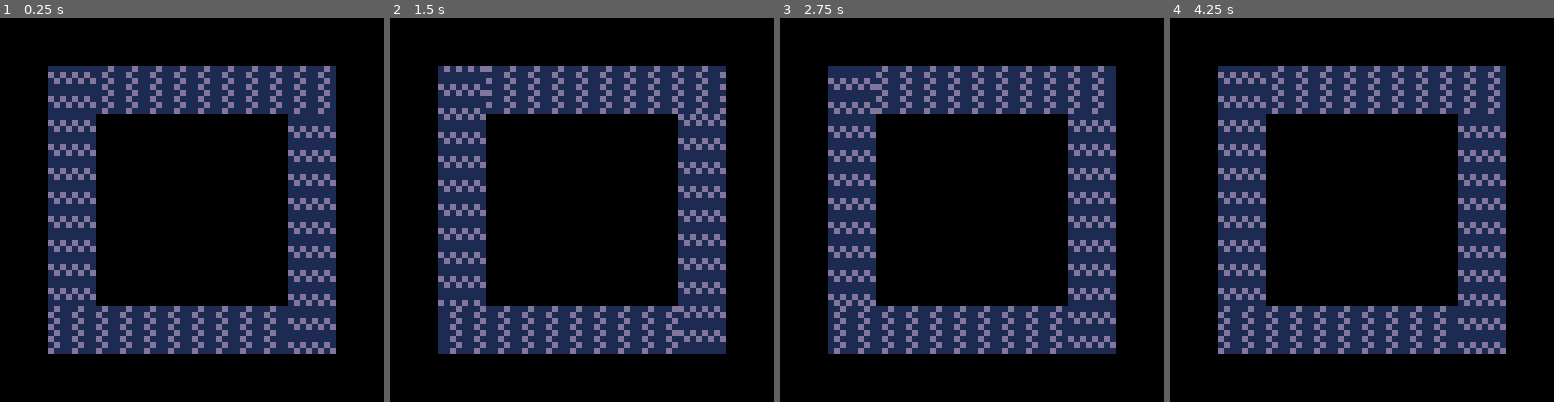
Above: before the commit, frames 1-4 (left to right).
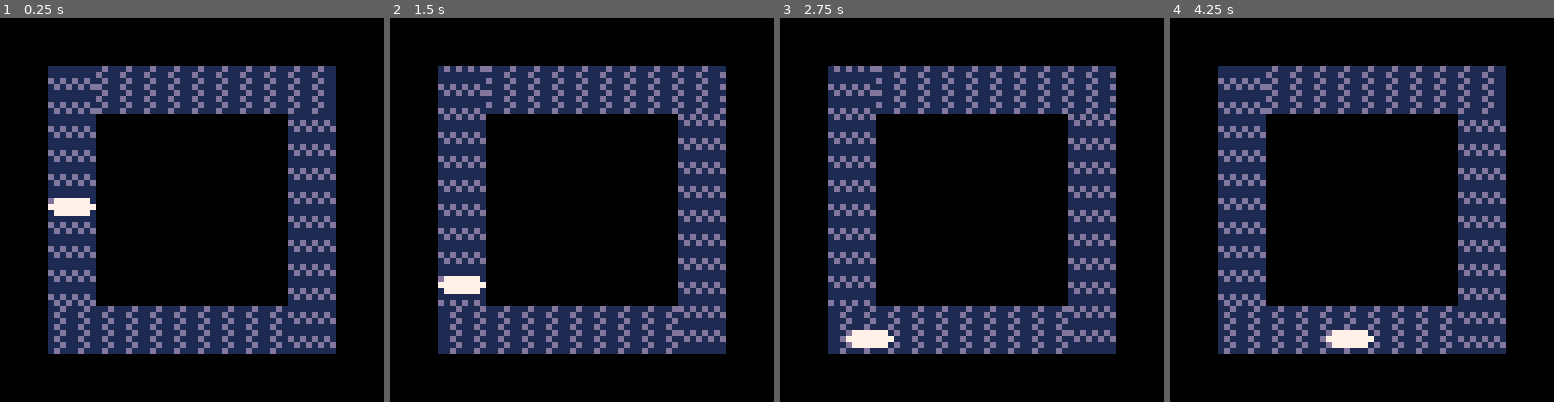
Above: after the commit, the same moments.

Repository: NylePudding/wobbilicious
Game: PICO-8 cartridge wobbilicious.p8
Two runs of this game, one before a commit and one after it. Both use one fixed random seed, a clock stepped at 60 frames per second and the inputs below.
Inputs:
- Up to frame 1 (0.25 s): no input
- Up to frame 2 (1.5 s): no input
- Up to frame 3 (2.75 s): no input
- Up to frame 4 (4.25 s): no input

The runs differ from the first frame. In frame 1, 16% of the frame differs, in the area x 12-88%, y 12-88%; in frame 2, 0.5%; in frame 3, 16%; in frame 4, 16%.

Commit message:
moving plate and timing

Diff:
--- a/wobbilicious.p8
+++ b/wobbilicious.p8
@@ -1,50 +1,55 @@
 pico-8 cartridge // http://www.pico-8.com
-version 16
+version 18
 __lua__
-tmhs = {}
+tms = {}
+ps = {}
 speed = 2
+f = 0
 
 function _init()
 	poke(0x5f2c,3)
 
 	--setup treadmills
-	add_tmh(8,8,"d")
-	add_tmh(8,16,"d")
-	add_tmh(8,24,"d")
-	add_tmh(8,32,"d")
-	add_tmh(8,40,"d")
-	add_tmh(8,48,"r")
-	add_tmh(16,48,"r")
-	add_tmh(24,48,"r")
-	add_tmh(32,48,"r")
-	add_tmh(40,48,"r")
-	add_tmh(48,48,"u")
-	add_tmh(48,40,"u")
-	add_tmh(48,32,"u")
-	add_tmh(48,24,"u")
-	add_tmh(48,16,"u")
-	add_tmh(48,8,"l")
-	add_tmh(40,8,"l")
-	add_tmh(32,8,"l")
-	add_tmh(24,8,"l")
-	add_tmh(16,8,"l")
+	add_tm(8,8,"d")
+	add_tm(8,16,"d")
+	add_tm(8,24,"d")
+	add_tm(8,32,"d")
+	add_tm(8,40,"d")
+	add_tm(8,48,"r")
+	add_tm(16,48,"r")
+	add_tm(24,48,"r")
+	add_tm(32,48,"r")
+	add_tm(40,48,"r")
+	add_tm(48,48,"u")
+	add_tm(48,40,"u")
+	add_tm(48,32,"u")
+	add_tm(48,24,"u")
+	add_tm(48,16,"u")
+	add_tm(48,8,"l")
+	add_tm(40,8,"l")
+	add_tm(32,8,"l")
+	add_tm(24,8,"l")
+	add_tm(16,8,"l")
 
-
+	add_p(8,24,2)
 
 end
 
 function _update()
+	f+=1
 	cls()
+	move_ps()
 end
 
 function _draw()
 	draw_tm()
+	draw_ps()
 end
 
 function draw_tm()
-	for i=1,#tmhs,1 do
-		local tm = tmhs[i]
-		if (time() % 0.5 == 0.1) then
+	for i=1,#tms,1 do
+		local tm = tms[i]
+		if (f%(30/10) == 0) then
 			tm.a+=1
 			if tm.a > 4 then
 				tm.a = 1
@@ -55,7 +60,7 @@
 end
 
 
-function add_tmh(x,y,d)
+function add_tm(x,y,d)
 	local tm = {}
 	tm.x=x
 	tm.y=y
@@ -70,7 +75,87 @@
 	elseif d=="u" then
 		tm.f={22,21,20,19}
 	end
-	tmhs[#tmhs+1]=tm
+	tms[#tms+1]=tm
+end
+
+function draw_ps()
+	for i=1,#ps,1 do
+		local p = ps[i]
+		spr(p.f,p.x,p.y)
+	end
+end
+
+function add_p(x,y,f)
+	local p = {}
+	p.x = x
+	p.y = y
+	p.f = f
+	p.m = "d"
+	ps[#ps+1]=p
+end
+
+function move_ps()
+	for i=1,#ps,1 do
+		local p = ps[i]
+		local col = tm_col(p.x,p.y)
+
+		if col != -1 then
+			p.m = col
+		end
+
+
+		if (f%(30/10) == 0) then
+			if p.m == "u" then
+				p.y -= 1
+			elseif p.m == "d" then
+				p.y += 1
+			elseif p.m == "l" then
+				p.x -= 1
+			elseif p.m == "r" then
+				p.x += 1
+			end
+		end
+	end
+end
+
+function tm_col(x,y)
+	for i=1,#tms,1 do
+		local tm=tms[i]
+		local n = 0
+		if x >= tm.x and
+		   x < tm.x + 8 and
+		   y >= tm.y and
+		   y < tm.y +8 then
+			n+=1
+		end
+
+		if x + 7 >= tm.x and
+		   x + 7 < tm.x + 8 and
+		   y >= tm.y and
+		   y < tm.y +8 then
+			n+=1
+		end
+
+		if x >= tm.x and
+		   x < tm.x + 8 and
+		   y + 7 >= tm.y and
+		   y + 7 < tm.y +8 then
+			n+=1
+		end
+
+		if x + 7 >= tm.x and
+		   x + 7 < tm.x + 8 and
+		   y + 7 >= tm.y and
+		   y + 7 < tm.y +8 then
+			n+=1
+		end
+
+		if n == 4 then
+			return tm.d
+		end
+
+	end
+	return -1
 end
 
 
Not shown, changed: 24 lines of the sprite sheet (__gfx__) section of wobbilicious.p8
